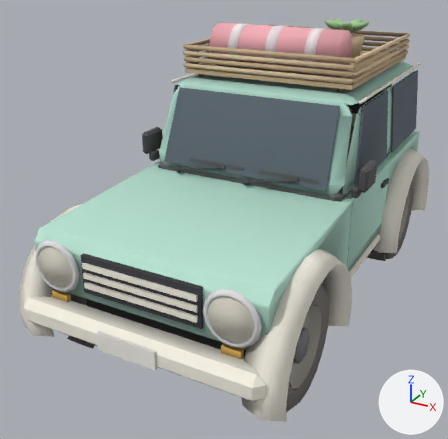
Before and after pictures for a commit that changed the glTF model props/jeep/jeep_toy.glb.
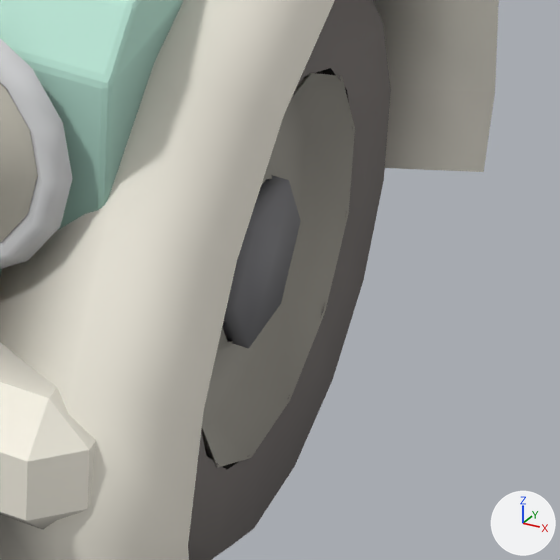
The first picture shows the older version from a 50 mm camera at (1.9, -4.09, 2.6) aimed at (-0.24, -0.21, 0.67). The close-ups show the older and then the newer version on the part from 55% to 81% of the width and 66% to 93% of the height of that picture. Only the edits that show in the close-ups are written down. The axes (+X, +Y, +Z) are drawn at lower right. The lights are the same throughout. Where no turn or scale is listed for an object, it has been applied to the vertices. Vertices at exactly the same position are counted once.

The first close-up shows 'Jeep'.
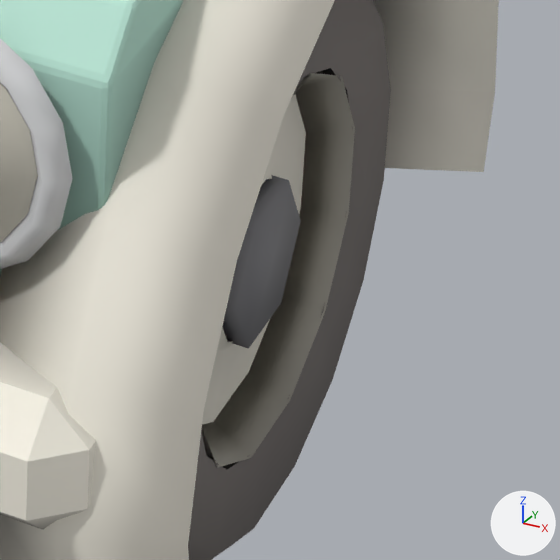
Changed parts and their boxes [x1, y1, x2, y2] in the close-ups (560 x 560 px):
```json
{"part": 1, "of": "me_prism", "change": "recoloured", "before": [201, 95, 306, 457], "after": [201, 95, 306, 457]}
```

The change, as JSON lines over the scene's bpy script:
```json
{"block": "me_prism", "where": "me_prism.from_pydata(...)  # 3546 vertices, 6275 faces; spans x -0.94..0.94, y -1.79..1.78, z 0.0..2.08"}
{"block": "me_prism", "where": "# used by ob_jeep; location = (0.0, 0.0, 0.0)"}
{"block": "me_prism", "change": "me_prism part 1: 252 kept faces spanning x -0.94..0.84, y -1.56..1.31, z 0.18..1.68 get new vertex colours; the middle colour goes from grey #9d9a91 to light grey #ddd9cd"}
```
